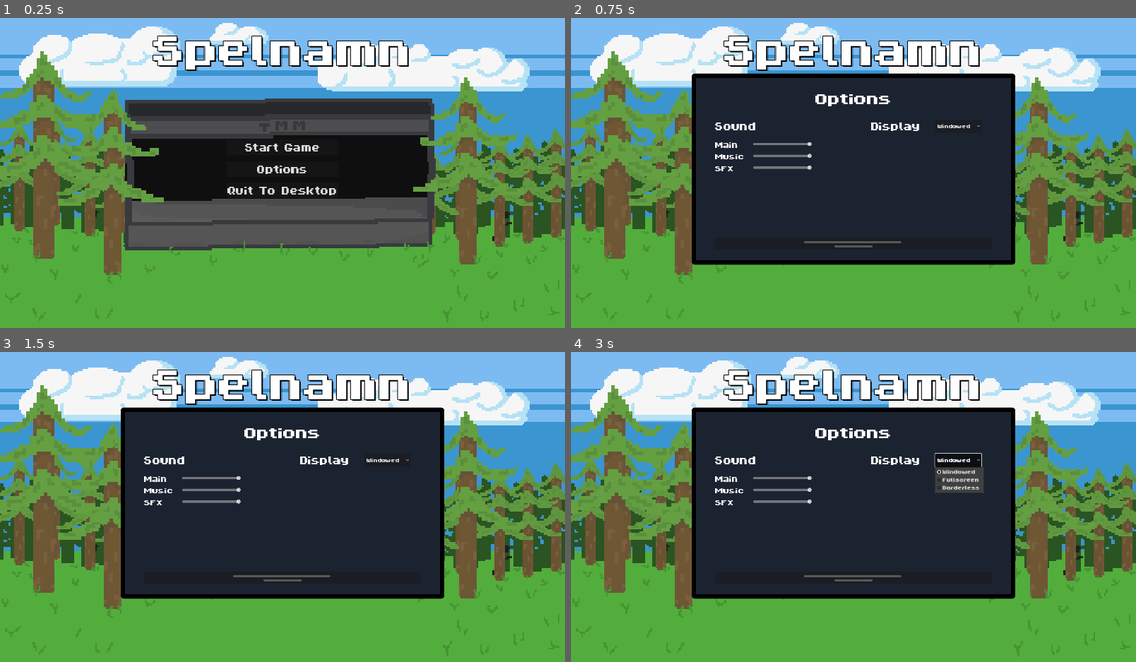
Above: before the commit, frames 1-4 (two rows, left to right).
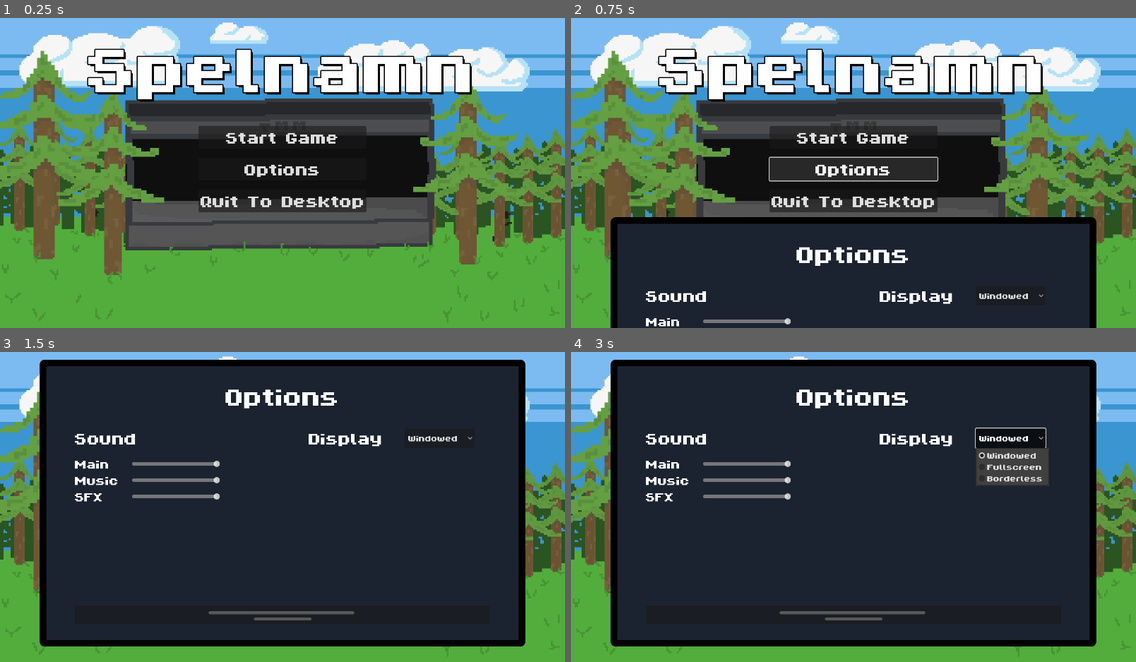
Above: after the commit, the same moments.

Repository: Goldstar32/TMMGame
Game: Godot game, scene res://Scenes/Menus/main_menu.tscn
Same seed, same stepped clock (60 frames per second), same inputs: the game is played once before the commit and once after it.
Inputs:
- Up to frame 1 (0.25 s): no input
- Up to frame 2 (0.75 s): click "Options" at 0.5 s
- Up to frame 3 (1.5 s): click "Start Game" at 1.25 s
- Up to frame 4 (3 s): click "Start Game" at 2 s; click "Windowed" at 2.75 s

The runs differ from the first frame. In frame 1, 11% of the frame differs, in the area x 0-100%, y 1-83%; in frame 2, 50%; in frame 3, 49%; in frame 4, 51%, in the area x 0-100%, y 1-95%.
Error before the commit: Invalid type in function 'select' in base 'OptionButton'. Cannot convert argument 1 from Nil to int. (res://Scripts/Menus/options_menu.gd:27)

Commit message:
Changes to screen size, code comments and other

Diff:
--- a/Scenes/Menus/in_game_menu.tscn
+++ b/Scenes/Menus/in_game_menu.tscn
@@ -16,7 +16,7 @@
 corner_radius_bottom_right = 10
 corner_radius_bottom_left = 10
 
-[node name="Control" type="Control"]
+[node name="in_game_menu" type="Control"]
 layout_mode = 3
 anchors_preset = 15
 anchor_right = 1.0
--- a/Scripts/Menus/main_menu.gd
+++ b/Scripts/Menus/main_menu.gd
@@ -23,7 +23,7 @@
 	$SFX.stream = click_sound
 	$SFX.play()
 
-	# Stänger ned programmet
+	# Shuts down the program
 	await get_tree().create_timer(0.3).timeout
 	get_tree().quit()
 
@@ -32,7 +32,7 @@
 	$SFX.stream = click_sound
 	$SFX.play()
 
-	# Lägger till optionsscenen till main menu
+	# Adds the options scene to main menu scene
 	var options = preload("res://Scenes/Menus/options_menu.tscn").instantiate()
 	options.menu_from_main_menu()
 	get_tree().get_root().add_child(options)
--- a/Scripts/Menus/options_menu.gd
+++ b/Scripts/Menus/options_menu.gd
@@ -2,16 +2,21 @@
 @onready var options_menu = $"."
 @onready var menu_panel = $MenuPanel
 
-# Ljudeffekter
+# Sound effects
 @onready var click_sound = preload("res://Assets/SFX/spacebar-click-keyboard-199448.mp3")
 
-# Ljudbussar
+# Sound busses
 @onready var main_bus = AudioServer.get_bus_index("Master")
 @onready var sfx_bus = AudioServer.get_bus_index("SFX")
 @onready var music_bus = AudioServer.get_bus_index("Music")
 
+
 var screen_size
+# Where is the menu adding call coming from
 var from_main_menu = false
+# Maximized or windowed
+var windowed
+
 
 # Called when the node enters the scene tree for the first time.
 func _ready():
@@ -41,27 +46,32 @@
 	await get_tree().create_timer(0.5).timeout
 	get_tree().root.remove_child(options_menu)
 
-# Ändrar skärmläge i spelet
+# Changes the display mode
 func _on_option_button_item_selected(index):
 	$SFX.stream = click_sound
 	$SFX.play()
 
+	window_mode_to_int()
+
 	match index:
 		0:
-			DisplayServer.window_set_mode(DisplayServer.WINDOW_MODE_MAXIMIZED)
+			if windowed == "max":
+				DisplayServer.window_set_mode(DisplayServer.WINDOW_MODE_MAXIMIZED)
+			else:
+				DisplayServer.window_set_mode(DisplayServer.WINDOW_MODE_WINDOWED)
 		1:
 			DisplayServer.window_set_mode(DisplayServer.WINDOW_MODE_EXCLUSIVE_FULLSCREEN)
 		2:
 			DisplayServer.window_set_mode(DisplayServer.WINDOW_MODE_FULLSCREEN)
 
-# Ändra ljudnivåer efter sliders
+# Changes the sound levels from sound sliders
 func _on_main_slider_value_changed(value):
 	AudioServer.set_bus_volume_db(main_bus, linear_to_db(value))
 func _on_music_slider_value_changed(value):
 	AudioServer.set_bus_volume_db(music_bus, linear_to_db(value))
 func _on_sfx_slider_value_changed(value):
 	AudioServer.set_bus_volume_db(sfx_bus, linear_to_db(value))
-# Spela ljud när man ändrar ljudnivå
+# Play sound effect when changing sound levels
 func _on_main_slider_drag_ended(value_changed):
 	$SFX.stream = click_sound
 	$SFX.play()
@@ -78,7 +88,7 @@
 func animation(direction):
 	if from_main_menu:
 		pull_up_animation(direction)
-# Gör en tween som är baserad på skärmstorleken
+# Makes a tween based on the screen size
 func pull_up_animation(direction):
 	var posX = screen_size[0]/2 - menu_panel.size[0]/2
 	var posY = screen_size[1]/2 - menu_panel.size[1]/2
@@ -90,11 +100,15 @@
 	if direction == "out":
 		tween.tween_property(menu_panel, "position", Vector2(posX, screen_size[1]), 0.5)
 
+# Pulls the current display mode and returning an index for options button
 func window_mode_to_int():
 	var mode = DisplayServer.window_get_mode()
-
 	match mode:
+		0:
+			windowed = "windowed"
+			return 0
 		2:
+			windowed = "max"
 			return 0
 		4:
 			return 1
--- a/project.godot
+++ b/project.godot
@@ -16,12 +16,15 @@
 run/max_fps=60
 config/icon="res://icon.svg"
 
+[autoload]
+
+GameManager="*res://Scripts/AutoLoad/game_manager.gd"
+
 [display]
 
-window/size/viewport_width=1920
-window/size/viewport_height=1080
-window/size/mode=2
-window/stretch/mode="canvas_items"
+window/size/viewport_width=1280
+window/size/viewport_height=720
+window/stretch/mode="viewport"
 window/stretch/aspect="keep_width"
 
 [input]
@@ -50,6 +53,11 @@
 , Object(InputEventKey,"resource_local_to_scene":false,"resource_name":"","device":-1,"window_id":0,"alt_pressed":false,"shift_pressed":false,"ctrl_pressed":false,"meta_pressed":false,"pressed":false,"keycode":0,"physical_keycode":4194321,"key_label":0,"unicode":0,"echo":false,"script":null)
 ]
 }
+pause={
+"deadzone": 0.5,
+"events": [Object(InputEventKey,"resource_local_to_scene":false,"resource_name":"","device":-1,"window_id":0,"alt_pressed":false,"shift_pressed":false,"ctrl_pressed":false,"meta_pressed":false,"pressed":false,"keycode":0,"physical_keycode":4194305,"key_label":0,"unicode":0,"echo":false,"script":null)
+]
+}
 
 [rendering]
 
